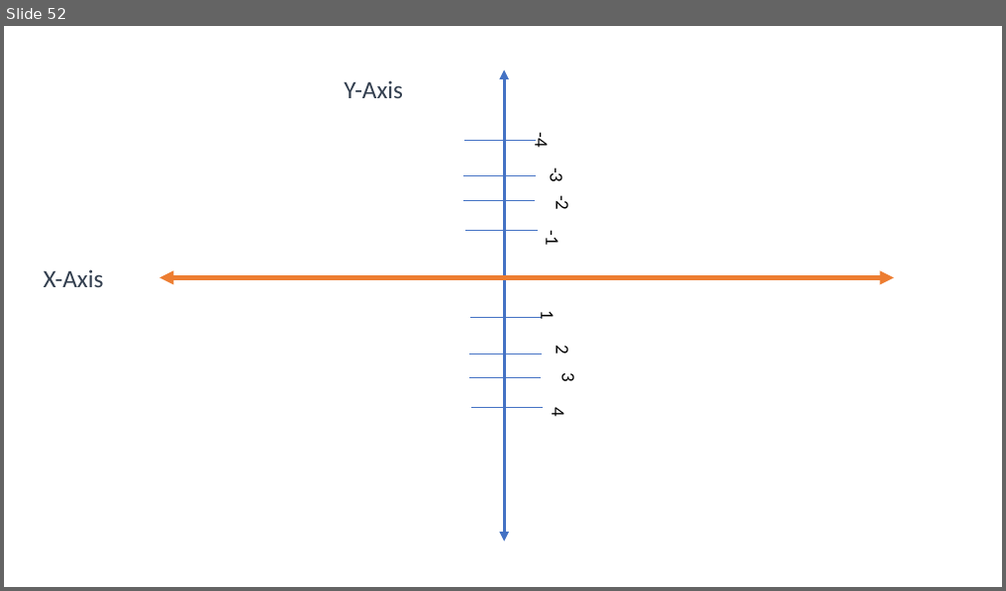
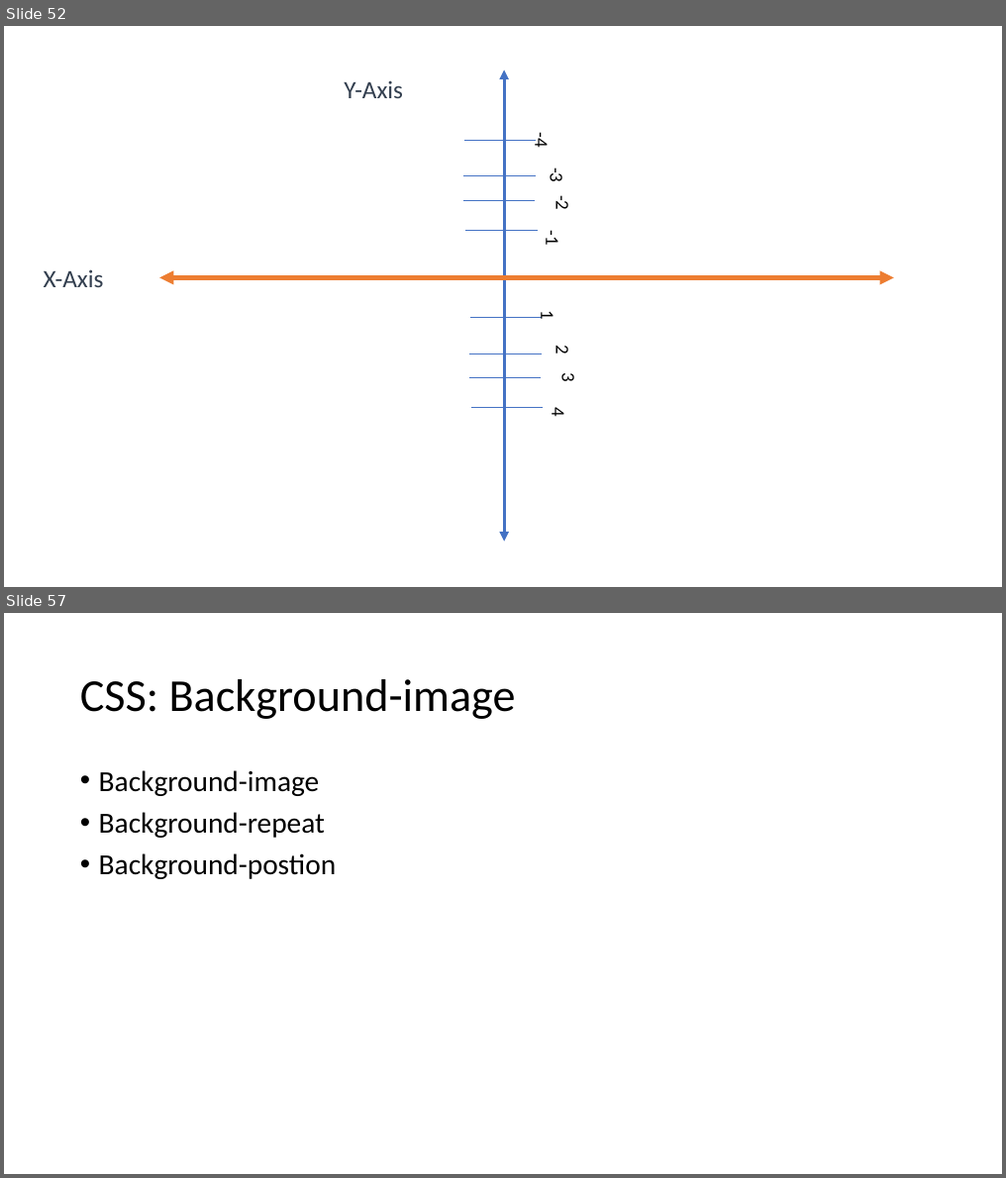
Before and after one commit to PiyushChaturvedii/Batch04, a slide deck: CSS.pptx. Shown one above the other, each under a label of ours: slide 52 before the commit, slides 52 and 57 after it; the slides between them are not shown. The pictures are 1006x591 and 1006x1178 pixels, drawn with LibreOffice and Linux fonts; fonts in the diff are those of the drawing. Boxes give left, top, right and bottom in pixels: in the first picture for what was removed or moved away, otherwise in the second. Text is boxed around its words. In the diff, an @@ line names an element or a change of style, - is before the commit and + after.

```diff
--- a/CSS.pptx
+++ b/CSS.pptx
@@ slide 57 added at (4,613,1002,1174), background #FFFFFF @@
@@ title added at (80,679,516,719), 44 pt, text #000000 @@
+CSS: Background-image
@@ text added at (99,770,336,879), 28 pt, text #000000 @@
+• Background-image
+• Background-repeat
+• Background-postion
```
Also in this commit, not shown: 12 other slides added, 9 other files.
